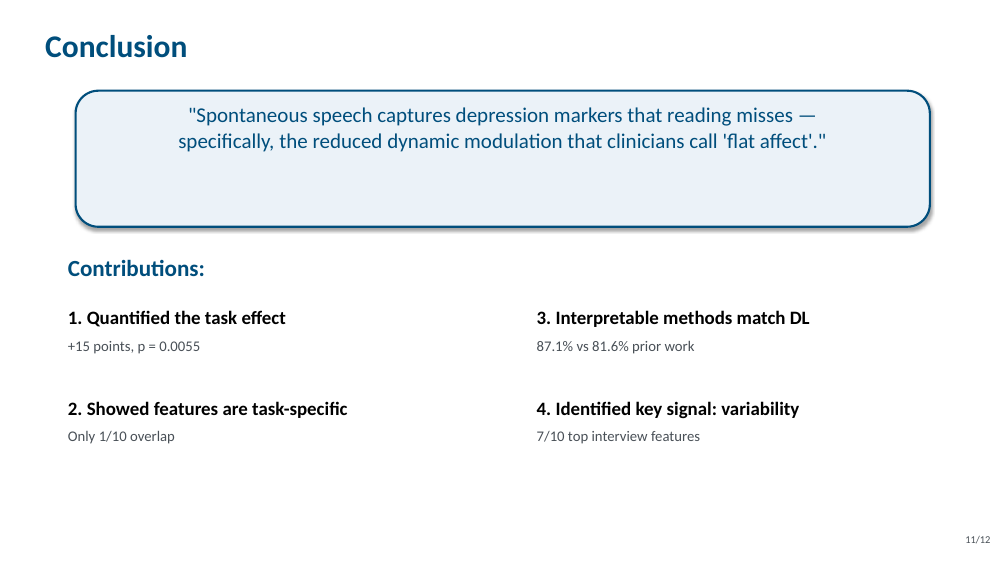
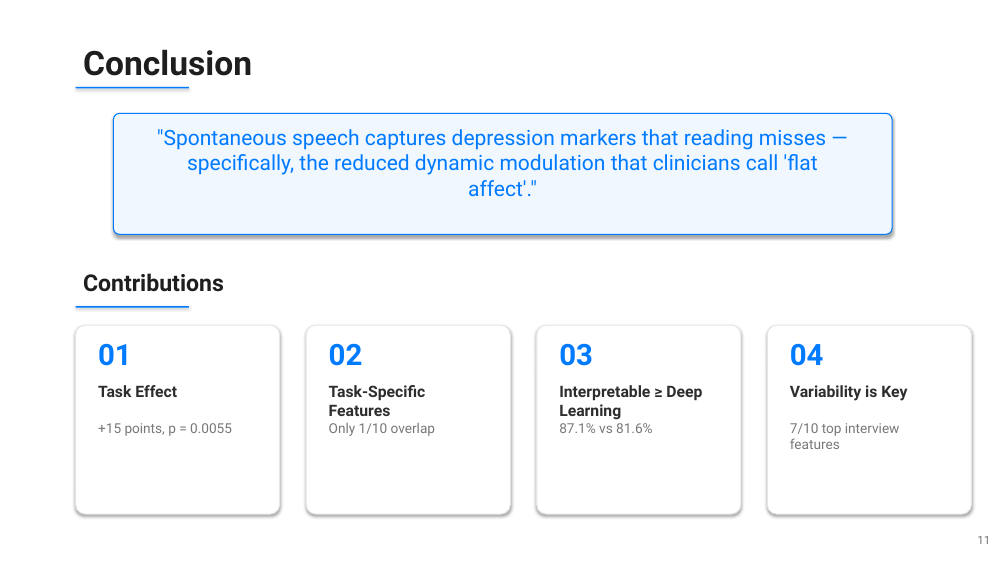
Before and after one commit to NileC03/dissertation, a slide deck: slide 11 of presentation/slides.pptx. Drawn at 1008x567 pixels with LibreOffice and Linux fonts; fonts in the diff are those of the drawing. Boxes give left, top, right and bottom in pixels: in the first picture for what was removed or moved away, otherwise in the second. Text is boxed around its words. In the diff, an @@ line names an element or a change of style, - is before the commit and + after.

Commit message:
Redesign slides: clean modern style (Apple keynote inspired)

```diff
--- a/presentation/slides.pptx
+++ b/presentation/slides.pptx
@@ text "Conclusion": place and size @@
-text "Conclusion" at <box>45,35,187,58</box>
+text "Conclusion" at <box>83,49,252,76</box>
@@ text "Conclusion" at <box>83,49,252,76</box>: size 30 to 32 pt, font Calibri to Roboto, text colour #004E7C to #1E1E1E @@
@@ rectangle added at <box>76,87,189,88</box>, fill #007AFF @@
@@ rounded rectangle: place and size @@
-rounded rectangle at <box>76,91,930,227</box>
+rounded rectangle at <box>113,113,892,234</box>
@@ rounded rectangle at <box>113,113,892,234</box>: fill #EBF2F8 to #F0F7FF; outline #004E7C 2 pt to #007AFF 1 pt; proportions changed @@
@@ text ""Spontaneous speech captures depression markers ...": place and size @@
-text ""Spontaneous speech captures depression markers ..." at <box>178,107,826,152</box>
+text ""Spontaneous speech captures depression markers ..." at <box>157,129,826,197</box>
@@ text ""Spontaneous speech captures depression markers ..." at <box>157,129,826,197</box>: font Calibri to Roboto, text colour #004E7C to #007AFF @@
@@ text at <box>83,273,224,292</box>: text changed; font Calibri to Roboto; text colour #004E7C to #1E1E1E @@
-Contributions:
+Contributions
@@ rectangle added at <box>76,306,189,308</box>, fill #007AFF @@
@@ rounded rectangle added at <box>76,325,280,514</box>, fill #FFFFFF, outline #E6E6E8 1 pt @@
@@ rounded rectangle added at <box>306,325,510,514</box>, fill #FFFFFF, outline #E6E6E8 1 pt @@
@@ text removed at <box>537,310,810,327</box> @@
-3. Interpretable methods match DL
@@ rounded rectangle added at <box>537,325,741,514</box>, fill #FFFFFF, outline #E6E6E8 1 pt @@
@@ rounded rectangle added at <box>768,325,972,514</box>, fill #FFFFFF, outline #E6E6E8 1 pt @@
@@ text added at <box>98,343,132,366</box>, 28 pt, text #007AFF, bold @@
+01
@@ text added at <box>329,343,363,366</box>, 28 pt, text #007AFF, bold @@
+02
@@ text added at <box>559,343,593,366</box>, 28 pt, text #007AFF, bold @@
+03
@@ text added at <box>790,343,824,366</box>, 28 pt, text #007AFF, bold @@
+04
@@ text at <box>98,385,177,397</box>: text changed; size 18 to 15 pt; font Calibri to Roboto; text colour #000000 to #2D2D2D @@
-1. Quantified the task effect
+Task Effect
@@ text added at <box>329,385,426,416</box>, 15 pt, text #2D2D2D, bold @@
+Task-Specific Features
@@ text added at <box>559,385,702,420</box>, 15 pt, text #2D2D2D, bold @@
+Interpretable ≥ Deep Learning
@@ text added at <box>790,385,907,401</box>, 15 pt, text #2D2D2D, bold @@
+Variability is Key
@@ text removed at <box>68,401,348,418</box> @@
-2. Showed features are task-specific
@@ size 14 to 13 pt, font Calibri to Roboto, text colour #495057 to #787878 in 3 elements at <box>790,423,900,449</box>, <box>329,423,435,436</box>, <box>98,423,232,436</box> @@
@@ text "+15 points, p = 0.0055": place and size @@
-text "+15 points, p = 0.0055" at <box>68,341,200,354</box>
+text "+15 points, p = 0.0055" at <box>98,423,232,436</box>
@@ text "Only 1/10 overlap": place and size @@
-text "Only 1/10 overlap" at <box>68,431,175,444</box>
+text "Only 1/10 overlap" at <box>329,423,435,436</box>
@@ text removed at <box>537,401,799,419</box> @@
-4. Identified key signal: variability
@@ text "7/10 top interview features": place and size @@
-text "7/10 top interview features" at <box>537,431,700,444</box>
+text "7/10 top interview features" at <box>790,423,900,449</box>
@@ text at <box>559,423,653,433</box>: text changed; size 14 to 13 pt; font Calibri to Roboto; text colour #495057 to #787878 @@
-87.1% vs 81.6% prior work
+87.1% vs 81.6%
@@ text at <box>977,536,990,544</box>: text changed; size 10 to 11 pt; font Calibri to Roboto; text colour #495057 to #787878 @@
-11/12
+11
```
Also in this commit, not shown: 11 other slides changed, 1 other file.
